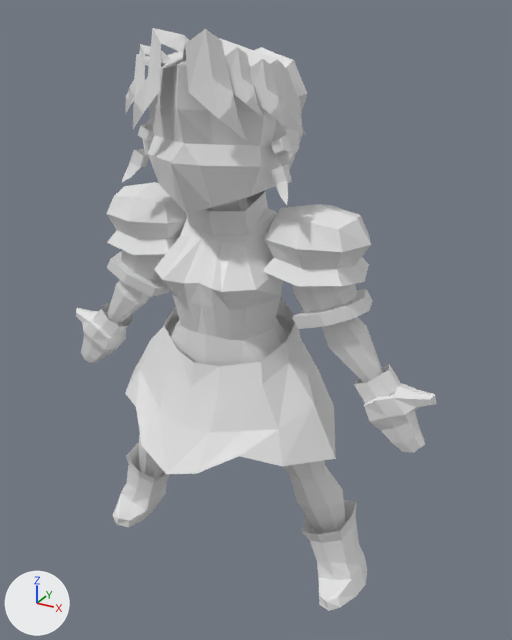
A saved change to the Blender file Remade Models/pacifica casul/Production files/pacifica casull basemesh.blend.
Camera for both pictures: a camera (50 mm lens) standing at (5.63, -8.88, 4.39) and looking at (0.5, 0.45, -0.28). Every picture has the same lights, and +X, +Y and +Z are marked at lower left.
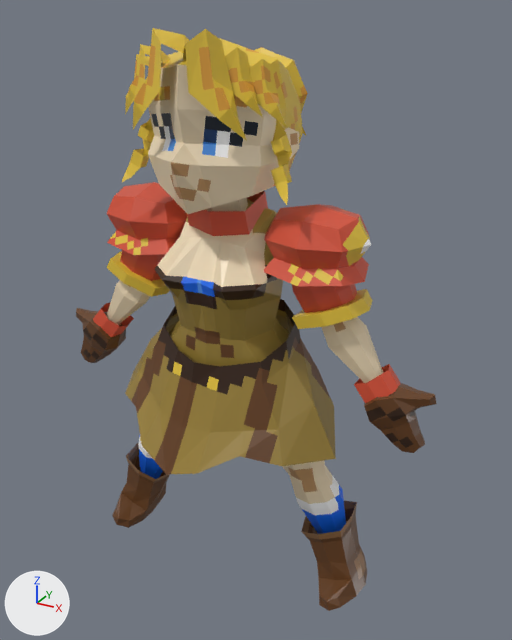
Commit message: pacifica casull

Patch to the scene script:
```diff
--- a/Remade Models/pacifica casul/Production files/pacifica casull basemesh.blend.py
+++ b/Remade Models/pacifica casul/Production files/pacifica casull basemesh.blend.py
@@ img_pacifica_c_png @@
+img_pacifica_c_png = load_image('pacifica_C.png', 'textures/pacifica_C.png', 64, 64, 'sRGB')
@@ mat_material @@
 mat_material = principled_material('Material')
-mat_material.base_color = (0.8, 0.8, 0.8)  # white #e7e7e7
+mat_material.texture = img_pacifica_c_png
 mat_material.roughness = 0.4
@@ me_cube_002 @@
 me_cube_002.from_pydata(...)  # 99 vertices, 88 faces; spans x 0.0..1.56, y -0.85..0.65, z -3.39..0.84
+me_cube_002.materials.append(mat_material)  # picture img_pacifica_c_png
@@ me_cube_003 @@
 me_cube_003.from_pydata(...)  # 34 vertices, 32 faces; spans x 0.61..2.27, y -0.79..0.58, z -0.75..0.35
+me_cube_003.materials.append(mat_material)  # picture img_pacifica_c_png
@@ me_cube_006 @@
 me_cube_006.from_pydata(...)  # 48 vertices, 40 faces; spans x 1.081..2.321, y -0.581..0.354, z -1.541..-0.406
+me_cube_006.materials.append(mat_material)  # picture img_pacifica_c_png
@@ me_cube_008 @@
 me_cube_008.from_pydata(...)  # 47 vertices, 42 faces; spans x 1.4..2.58, y -0.77..0.5, z -0.36..1.14
+me_cube_008.materials.append(mat_material)  # picture img_pacifica_c_png
@@ me_plane_001 @@
 me_plane_001.from_pydata(...)  # 64 vertices, 48 faces; spans x -2.19..2.19, y -1.63..0.3, z -2.15..1.07
+me_plane_001.materials.append(mat_material)  # picture img_pacifica_c_png
@@ me_cube_009 @@
 me_cube_009.from_pydata(...)  # 21 vertices, 12 faces; spans x 0.7..1.379, y 0.353..0.842, z -1.708..-0.497
+me_cube_009.materials.append(mat_material)  # picture img_pacifica_c_png
@@ me_plane_002 @@
 me_plane_002.from_pydata(...)  # 16 vertices, 10 faces; spans x -0.145..0.911, y -0.142..0.695, z -0.882..0.443
+me_plane_002.materials.append(mat_material)  # picture img_pacifica_c_png
@@ me_plane_003 @@
 me_plane_003.from_pydata(...)  # 16 vertices, 10 faces; spans x 0.41..1.085, y 0.141..0.675, z -0.545..0.302
+me_plane_003.materials.append(mat_material)  # picture img_pacifica_c_png
@@ me_plane_004 @@
 me_plane_004.from_pydata(...)  # 16 vertices, 10 faces; spans x 0.651..1.325, y 0.357..0.892, z -0.684..0.162
+me_plane_004.materials.append(mat_material)  # picture img_pacifica_c_png
@@ me_cube_011 @@
 me_cube_011.from_pydata(...)  # 31 vertices, 24 faces; spans x 0.0..0.84, y -0.61..0.65, z -0.99..0.83
+me_cube_011.materials.append(mat_material)  # picture img_pacifica_c_png
```

Where the change shows, as pixel boxes [x1, y1, x2, y2] in the pictures (512 x 640 px):
'Plane.001', surface changed, recoloured (white to yellow)
    both: [125, 299, 336, 474]
'Cube.002', surface changed, recoloured (grey to beige)
    both: [138, 198, 346, 534]
'Cube', surface changed (grey to beige)
    both: [148, 38, 303, 214]
'Cube.003', surface changed, recoloured (white to red)
    both: [107, 182, 371, 286]
'Cube.008', surface changed, recoloured (grey to brown)
    both: [112, 443, 367, 611]
'Plane.002', surface changed, recoloured (grey to yellow)
    both: [133, 28, 247, 141]
'Cube.006', surface changed, recoloured
    both: [107, 250, 372, 329]
'Cube.007', surface changed (grey to brown)
    both: [76, 308, 436, 453]
'Cube.004', surface changed (grey to beige)
    both: [106, 280, 384, 383]
'Plane', surface changed (grey to red)
    both: [187, 191, 268, 236]
'Cube.009', surface changed, recoloured (grey to yellow)
    both: [121, 118, 292, 205]
'Plane.003', surface changed, recoloured (grey to yellow)
    both: [129, 44, 263, 117]
'Cube.005', surface changed (grey to red)
    both: [93, 302, 400, 403]
'Plane.004', surface changed, recoloured (grey to yellow)
    both: [125, 54, 287, 127]
'Cube.011', surface changed, recoloured (white to yellow)
    both: [254, 47, 308, 135]
'Cube.001', surface changed (grey to brown)
    both: [205, 198, 248, 211]
'Cube.010', surface changed (grey to beige)
    both: [284, 127, 299, 159]
